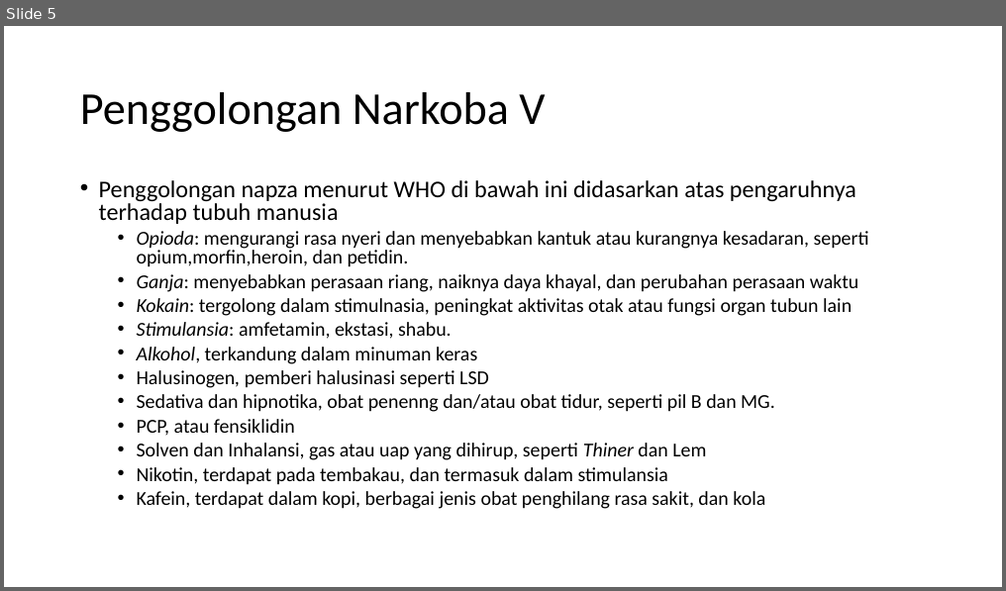
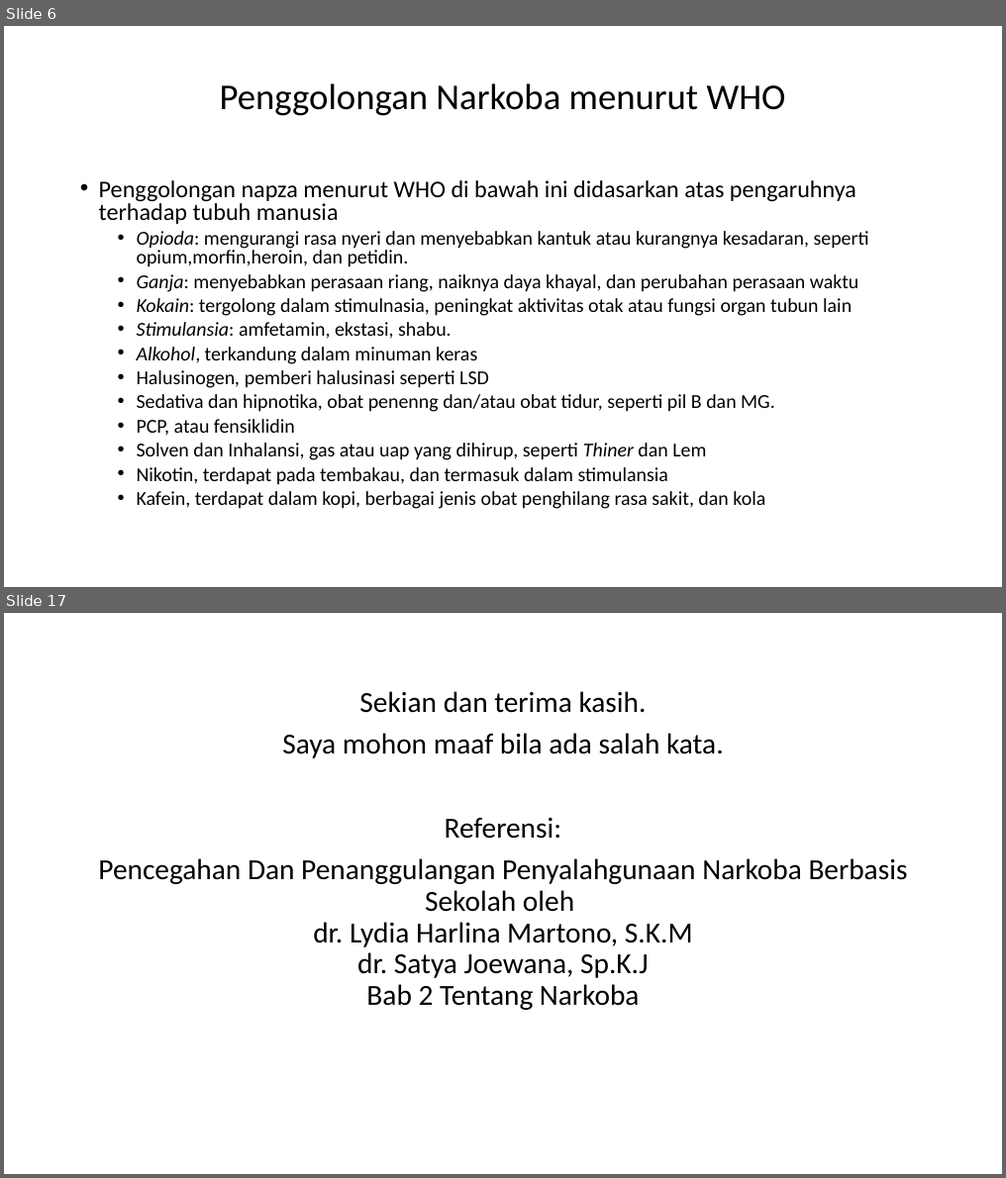
Before and after one commit to Galang23/galang23.github.io, a slide deck: tugas-sekolah/olahraga/NAPZA.pptx. Shown one above the other, each under a label of ours: slide 5 before the commit, slides 6 and 17 after it; the slides between them are not shown. The pictures are 1006x591 and 1006x1178 pixels, drawn with LibreOffice and Linux fonts; fonts in the diff are those of the drawing. Boxes give left, top, right and bottom in pixels: in the first picture for what was removed or moved away, otherwise in the second. Text is boxed around its words. In the diff, an @@ line names an element or a change of style, - is before the commit and + after.

```diff
--- a/tugas-sekolah/olahraga/NAPZA.pptx
+++ b/tugas-sekolah/olahraga/NAPZA.pptx
@@ slide 17 added at [4, 613, 1002, 1174], background #FFFFFF @@
@@ text added at [98, 691, 908, 1010], 28 pt, text #000000 @@
+Sekian dan terima kasih.
+Saya mohon maaf bila ada salah kata.
+Referensi:
+Pencegahan Dan Penanggulangan Penyalahgunaan Narkoba Berbasis Sekolah oleh
+dr. Lydia Harlina Martono, S.K.M
+dr. Satya Joewana, Sp.K.J
+Bab 2 Tentang Narkoba
@@ what was slide 5 is now slide 6 @@
@@ slide 6 changed as well @@
@@ title at [220, 83, 786, 116]: text changed; size 44 to 35 pt @@
-Penggolongan Narkoba V
+Penggolongan Narkoba menurut WHO
```
Also in this commit, not shown: 3 other slides changed, 11 other slides added, 2 other files.
